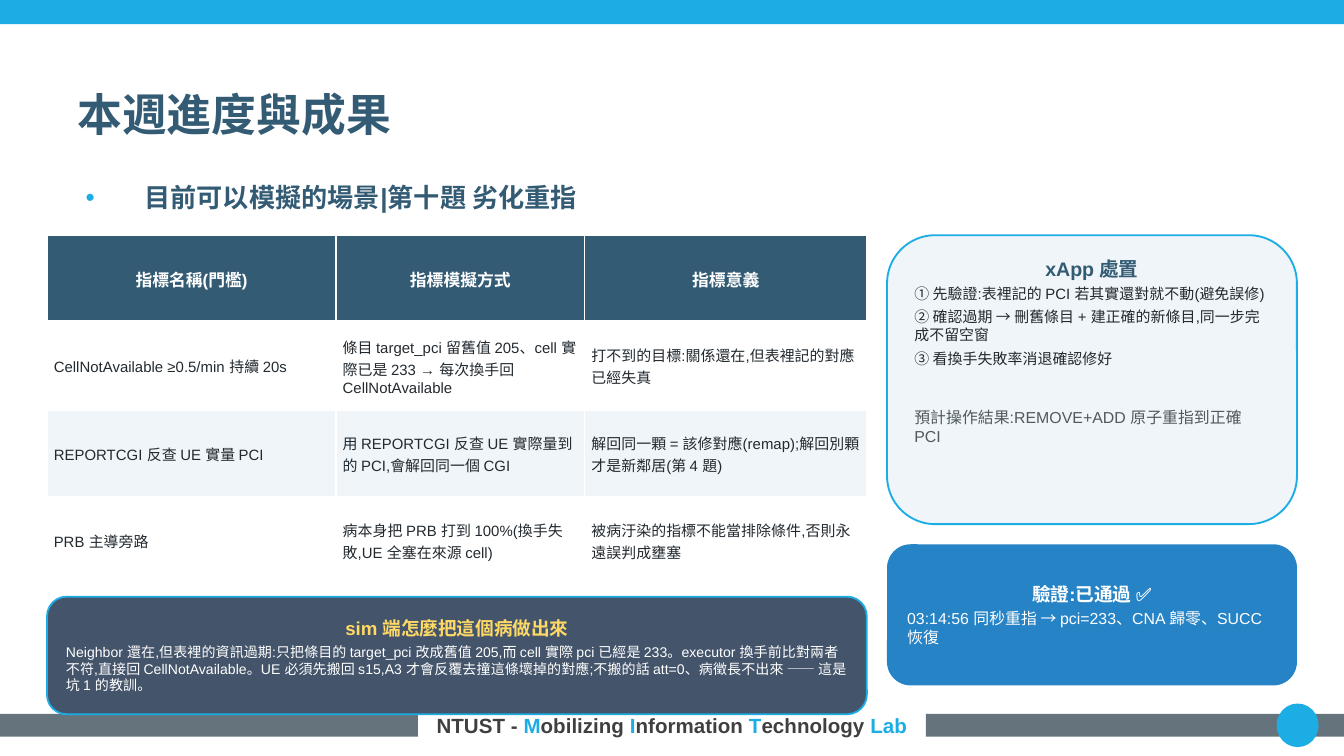
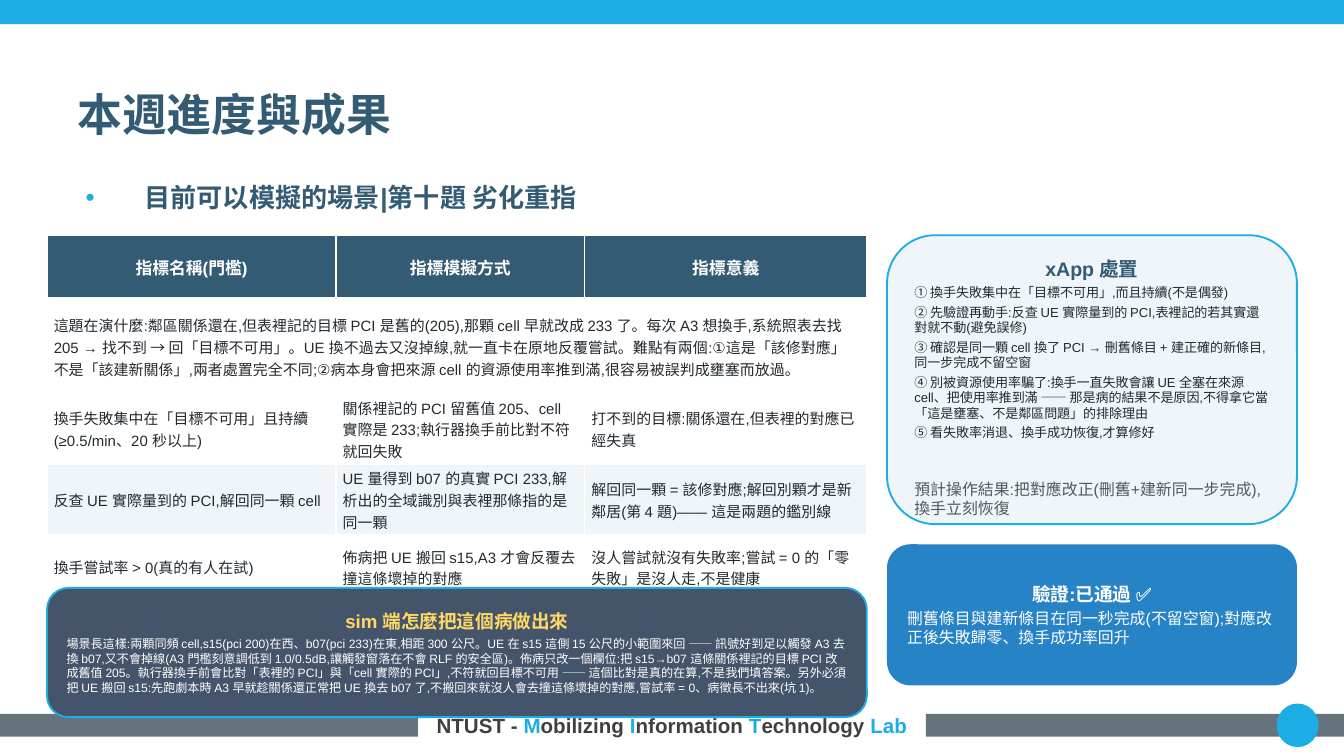
Before and after one commit to kimOuO/RAN-sim-OAI, a slide deck: slide 13 of docs/report/8_27_進度報告_v10十二題.pptx. Drawn at 1344x756 pixels with LibreOffice and Linux fonts; fonts in the diff are those of the drawing; background and template pictures are left out. Boxes give left, top, right and bottom in pixels: in the first picture for what was removed or moved away, otherwise in the second. Text is boxed around its words. In the diff, an @@ line names an element or a change of style, - is before the commit and + after.

```diff
--- a/docs/report/8_27_進度報告_v10十二題.pptx
+++ b/docs/report/8_27_進度報告_v10十二題.pptx
@@ table at (47, 235, 867, 594) @@
-row 2: CellNotAvailable ≥0.5/min 持續 20s | 條目 target_pci 留舊值 205、cell 實際已是 233 → 每次換手回 CellNotAvailable | 打不到的目標:關係還在,但表裡記的對應已經失真
-row 3: REPORTCGI 反查 UE 實量 PCI | 用 REPORTCGI 反查 UE 實際量到的 PCI,會解回同一個 CGI | 解回同一顆 = 該修對應(remap);解回別顆才是新鄰居(第 4 題)
-row 4: PRB 主導旁路 | 病本身把 PRB 打到 100%(換手失敗,UE 全塞在來源 cell) | 被病汙染的指標不能當排除條件,否則永遠誤判成壅塞
+row 2: 這題在演什麼:鄰區關係還在,但表裡記的目標 PCI 是舊的(205),那顆 cell 早就改成 233 了。每次 A3 想換手,系統照表去找 205 → 找不到 → 回「目標不可用」。UE 換不過去又沒掉線,就一直卡在原地反覆嘗試。難點有兩個:①這是「該修對應」不是「該建新關係」,兩者處置完全不同;②病本身會把來源 cell 的資源使用率推到滿,很容易被誤判成壅塞而放過。 |  | 
+row 3: 換手失敗集中在「目標不可用」且持續(≥0.5/min、20 秒以上) | 關係裡記的 PCI 留舊值 205、cell 實際是 233;執行器換手前比對不符就回失敗 | 打不到的目標:關係還在,但表裡的對應已經失真
+row 4: 反查 UE 實際量到的 PCI,解回同一顆 cell | UE 量得到 b07 的真實 PCI 233,解析出的全域識別與表裡那條指的是同一顆 | 解回同一顆 = 該修對應;解回別顆才是新鄰居(第 4 題)—— 這是兩題的鑑別線
+row 5: 換手嘗試率 > 0(真的有人在試) | 佈病把 UE 搬回 s15,A3 才會反覆去撞這條壞掉的對應 | 沒人嘗試就沒有失敗率;嘗試 = 0 的「零失敗」是沒人走,不是健康
@@ text in rounded rectangle at (914, 286, 1269, 519): text changed; size 8 to 7 pt @@
-① 先驗證:表裡記的 PCI 若其實還對就不動(避免誤修)
-② 確認過期 → 刪舊條目 + 建正確的新條目,同一步完成不留空窗
-③ 看換手失敗率消退確認修好
-預計操作結果:REMOVE+ADD 原子重指到正確 PCI
+① 換手失敗集中在「目標不可用」,而且持續(不是偶發)
+② 先驗證再動手:反查 UE 實際量到的 PCI,表裡記的若其實還對就不動(避免誤修)
+③ 確認是同一顆 cell 換了 PCI → 刪舊條目 + 建正確的新條目,同一步完成不留空窗
+④ 別被資源使用率騙了:換手一直失敗會讓 UE 全塞在來源 cell、把使用率推到滿 —— 那是病的結果不是原因,不得拿它當「這是壅塞、不是鄰區問題」的排除理由
+⑤ 看失敗率消退、換手成功恢復,才算修好
+預計操作結果:把對應改正(刪舊+建新同一步完成),換手立刻恢復
@@ rounded rectangle "sim 端怎麼把這個病做出來": place and size @@
-rounded rectangle "sim 端怎麼把這個病做出來" at (47, 597, 867, 714)
+rounded rectangle "sim 端怎麼把這個病做出來" at (47, 587, 867, 716)
@@ text in rounded rectangle at (907, 610, 1272, 645): text changed @@
-03:14:56 同秒重指 → pci=233、CNA 歸零、SUCC 恢復
+刪舊條目與建新條目在同一秒完成(不留空窗);對應改正後失敗歸零、換手成功率回升
@@ text in rounded rectangle at (67, 638, 846, 695): text changed; size 7.5 to 6.5 pt @@
-Neighbor 還在,但表裡的資訊過期:只把條目的 target_pci 改成舊值 205,而 cell 實際 pci 已經是 233。executor 換手前比對兩者不符,直接回 CellNotAvailable。UE 必須先搬回 s15,A3 才會反覆去撞這條壞掉的對應;不搬的話 att=0、病徵長不出來 —— 這是坑 1 的教訓。
+場景長這樣:兩顆同頻 cell,s15(pci 200)在西、b07(pci 233)在東,相距 300 公尺。UE 在 s15 這側 15 公尺的小範圍來回 —— 訊號好到足以觸發 A3 去換 b07,又不會掉線(A3 門檻刻意調低到 1.0/0.5dB,讓觸發窗落在不會 RLF 的安全區)。佈病只改一個欄位:把 s15→b07 這條關係裡記的目標 PCI 改成舊值 205。執行器換手前會比對「表裡的 PCI」與「cell 實際的 PCI」,不符就回目標不可用 —— 這個比對是真的在算,不是我們填答案。另外必須把 UE 搬回 s15:先跑劇本時 A3 早就趁關係還正常把 UE 換去 b07 了,不搬回來就沒人會去撞這條壞掉的對應,嘗試率 = 0、病徵長不出來(坑 1)。
```
